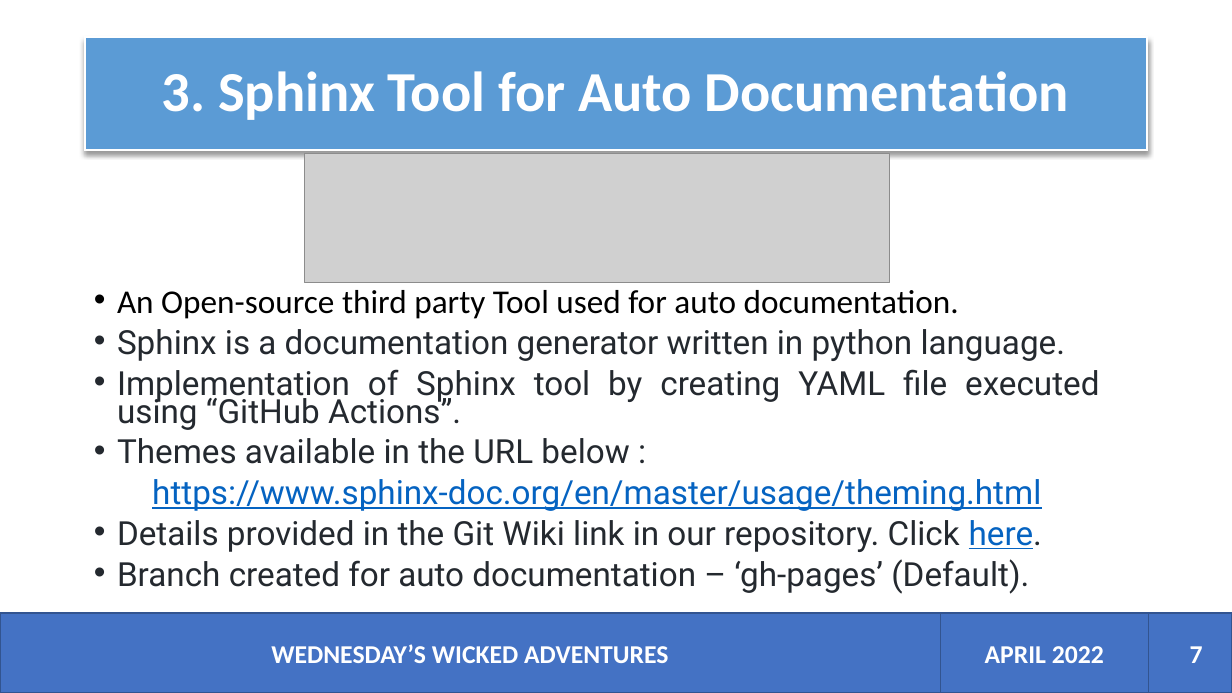
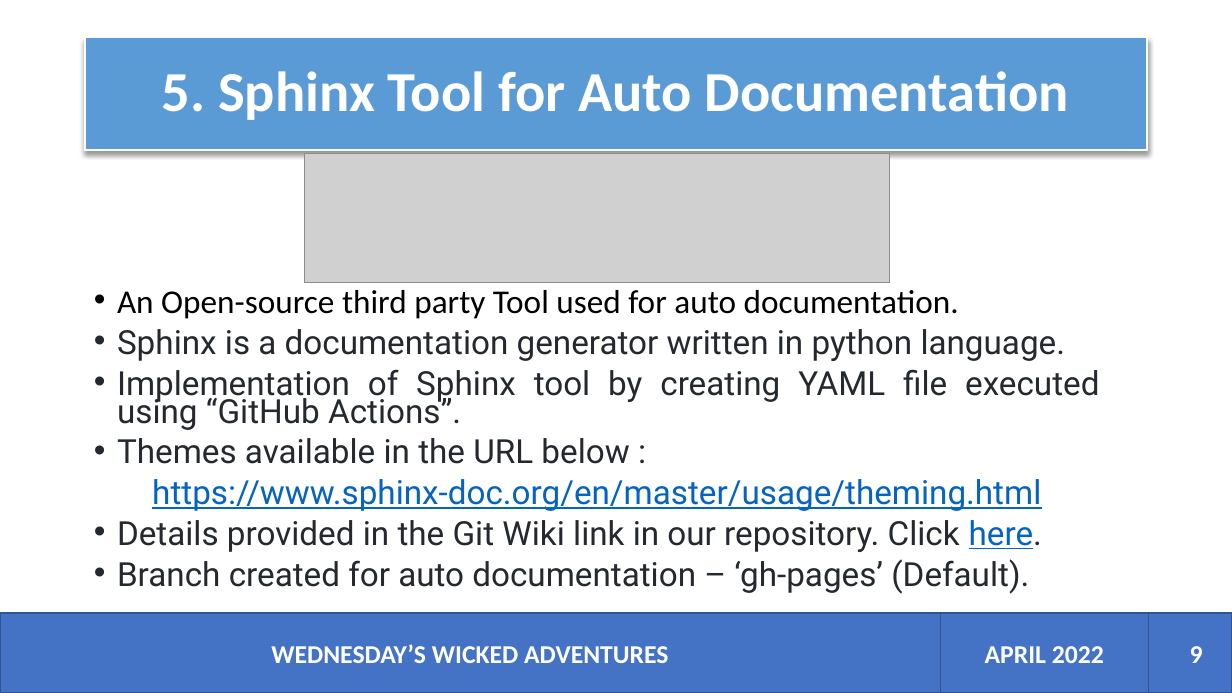
Before and after one commit to devopslecturer/awmsc2022, a slide deck: slide 9 of Wicked Adventures.pptx (slide 7 before the commit). Drawn at 1232x693 pixels with LibreOffice and Linux fonts; fonts in the diff are those of the drawing; grey boxes stand for pictures. Boxes give left, top, right and bottom in pixels: in the first picture for what was removed or moved away, otherwise in the second. Text is boxed around its words. In the diff, an @@ line names an element or a change of style, - is before the commit and + after.

Commit message:
Updated the Presentation ppt document with HTML, CSS, GitHub, Git Wiki pages

```diff
--- a/Wicked Adventures.pptx
+++ b/Wicked Adventures.pptx
@@ title at [162,71,1069,120]: text changed @@
-3. Sphinx Tool for Auto Documentation
+5. Sphinx Tool for Auto Documentation
@@ page number at [1190,646,1203,663]: text changed @@
-7
+9
```
Also in this commit, not shown: 1 other slide changed, 2 slides added.
